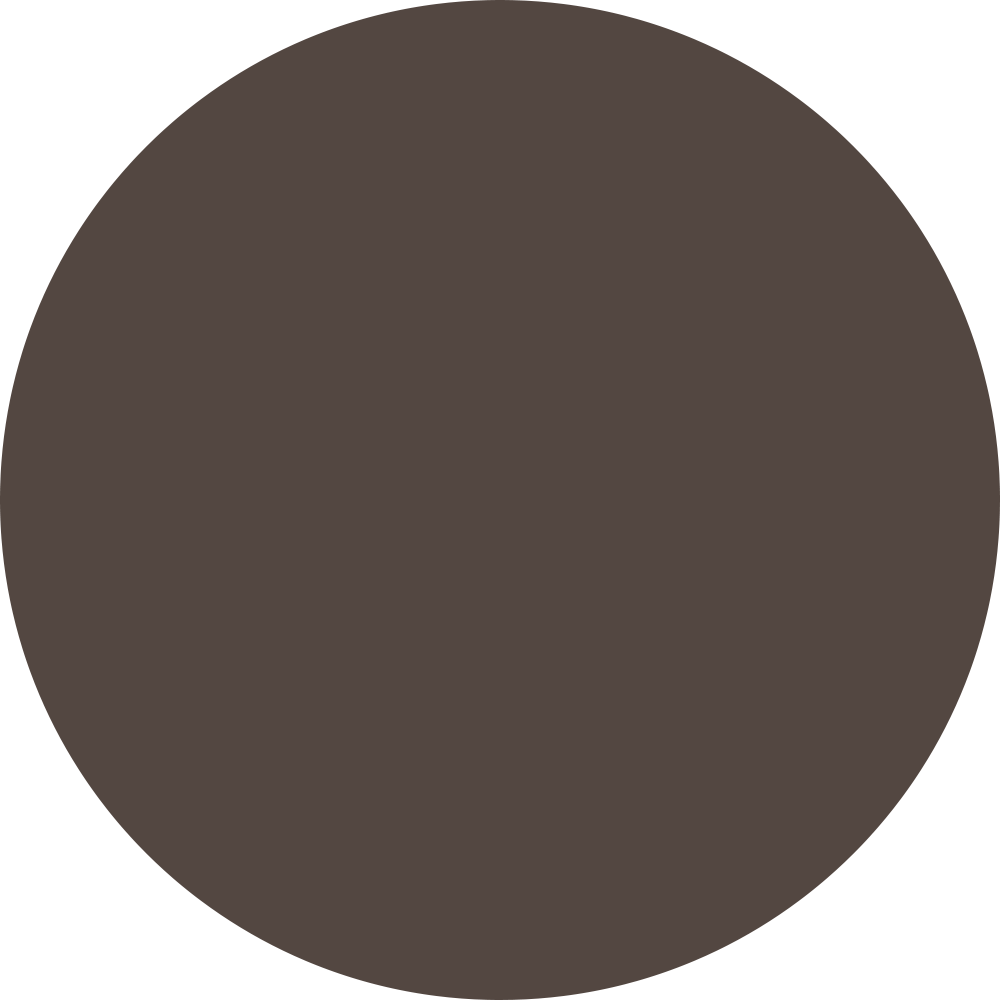
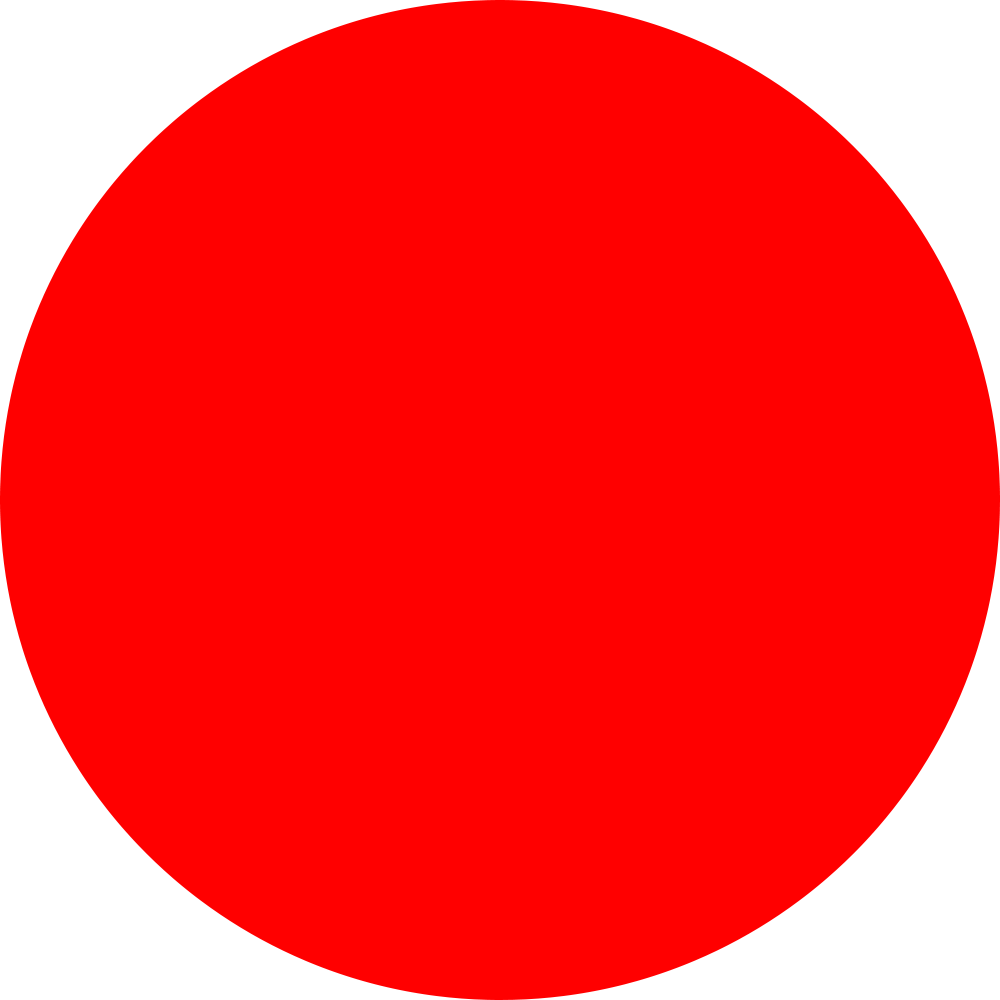
Before/after of a 1000x1000 layered artwork. What changed in the layer stack:
added layer "Ellipse 5" above "Ellipse 4" over [0, 0, 1000, 1000]
hid "Ellipse 4" over [0, 0, 1000, 1000]
